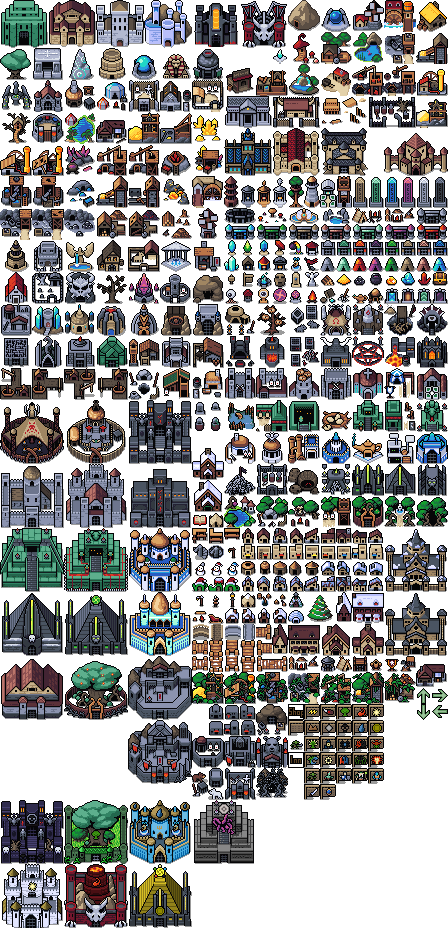
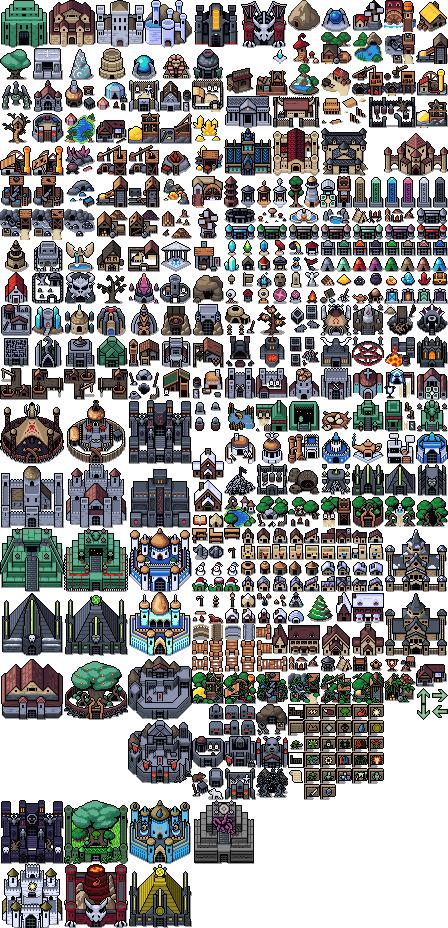
Layer changes from the first (448, 928) image to the second:
added layer "Pasted Layer" above "Layer" over [289, 770, 303, 783]